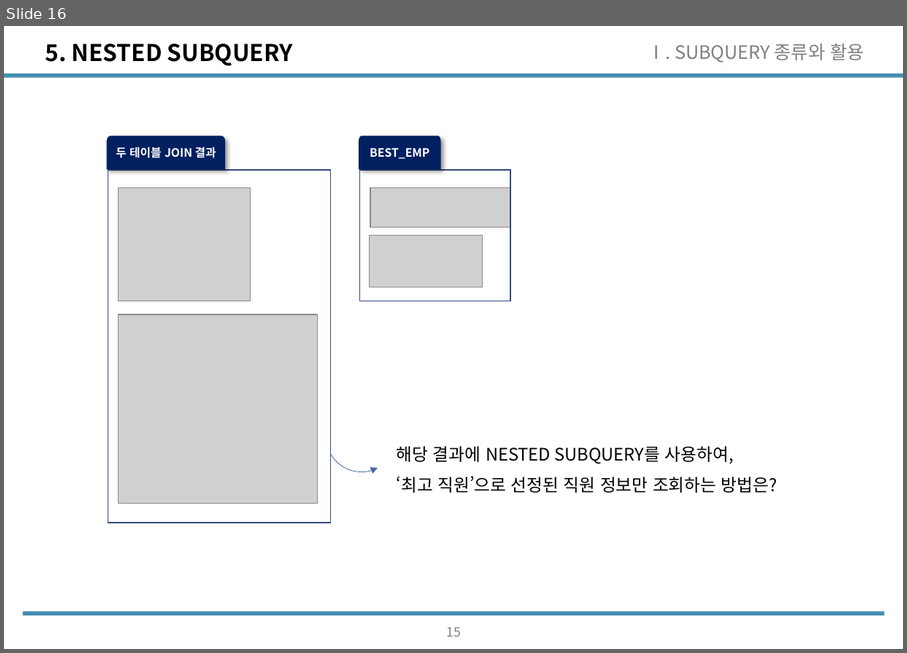
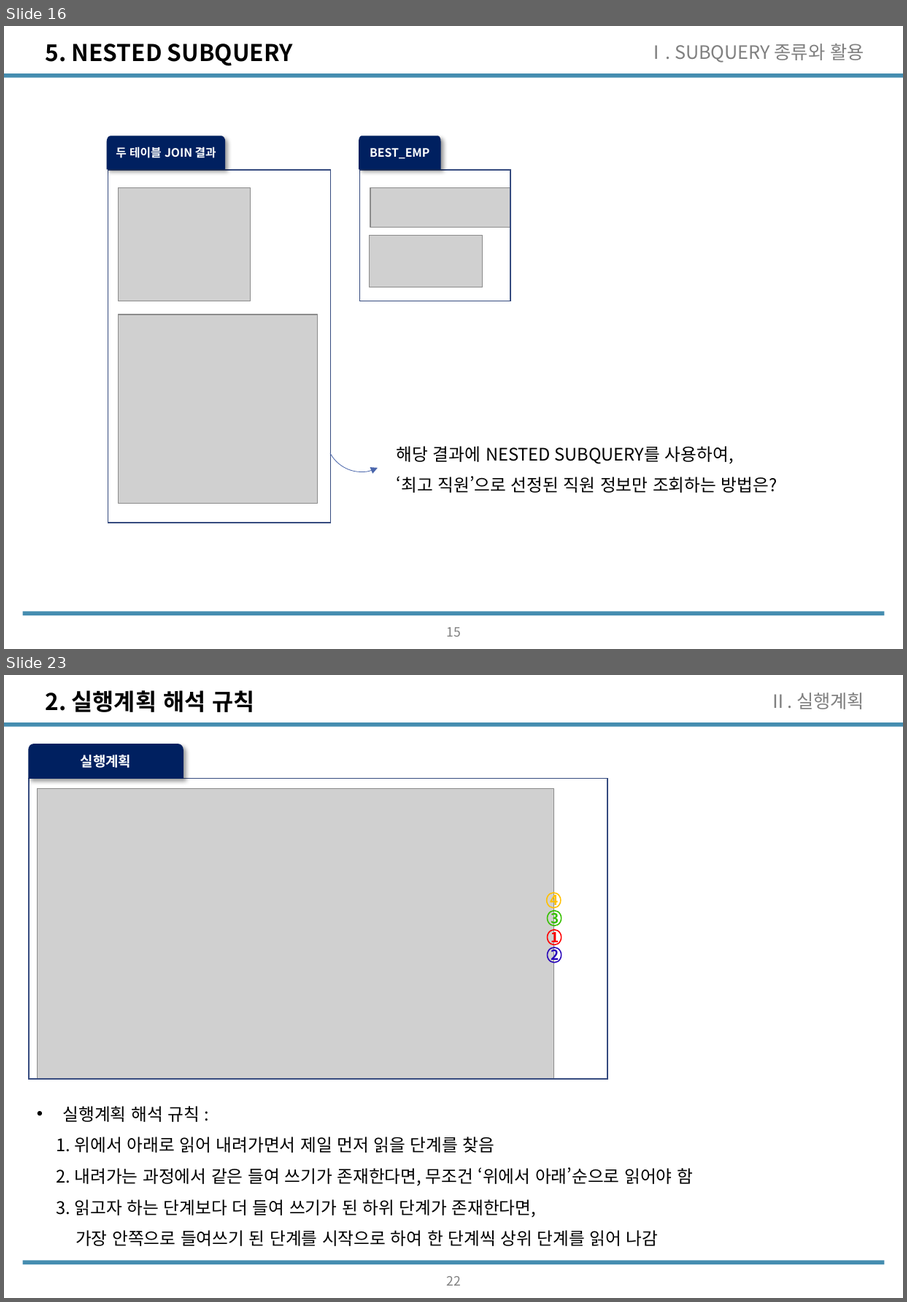
Before and after one commit to wooseok1152/SQL, a slide deck: SQL_seminar/SQL중상급활용_CH2.pptx. Shown one above the other, each under a label of ours: slide 16 before the commit, slides 16 and 23 after it; the slides between them are not shown. The pictures are 907x653 and 907x1302 pixels, drawn with LibreOffice and Linux fonts; fonts in the diff are those of the drawing; grey boxes stand for pictures. Boxes give left, top, right and bottom in pixels: in the first picture for what was removed or moved away, otherwise in the second. Text is boxed around its words. In the diff, an @@ line names an element or a change of style, - is before the commit and + after.

```diff
--- a/SQL_seminar/SQL중상급활용_CH2.pptx
+++ b/SQL_seminar/SQL중상급활용_CH2.pptx
@@ slide 23 added at [4, 675, 903, 1298], background #FFFFFF; not listed: 2 template elements that a slide beside it also shows @@
@@ title added at [46, 690, 254, 712], 20 pt, text #000000, bold @@
+2. 실행계획 해석 규칙
@@ text added at [769, 693, 865, 709], 16 pt, text #808080 @@
+Ⅱ. 실행계획
@@ group added at [29, 744, 608, 1079]: 4 ellipses, 1 picture, 1 rectangle, 1 freeform shape @@
+실행계획
+1
+2
+3
+4
@@ text added at [56, 1106, 693, 1246], 15 pt, text #000000 @@
+• 실행계획 해석 규칙 :
+1. 위에서 아래로 읽어 내려가면서 제일 먼저 읽을 단계를 찾음
+2. 내려가는 과정에서 같은 들여 쓰기가 존재한다면, 무조건 ‘위에서 아래’순으로 읽어야 함
+3. 읽고자 하는 단계보다 더 들여 쓰기가 된 하위 단계가 존재한다면,
+가장 안쪽으로 들여쓰기 된 단계를 시작으로 하여 한 단계씩 상위 단계를 읽어 나감
@@ page number added at [446, 1276, 460, 1285], 11.1 pt, text #808080 @@
+22
```
Also in this commit, not shown: 4 slides changed, 11 other slides added, 1 other file.
